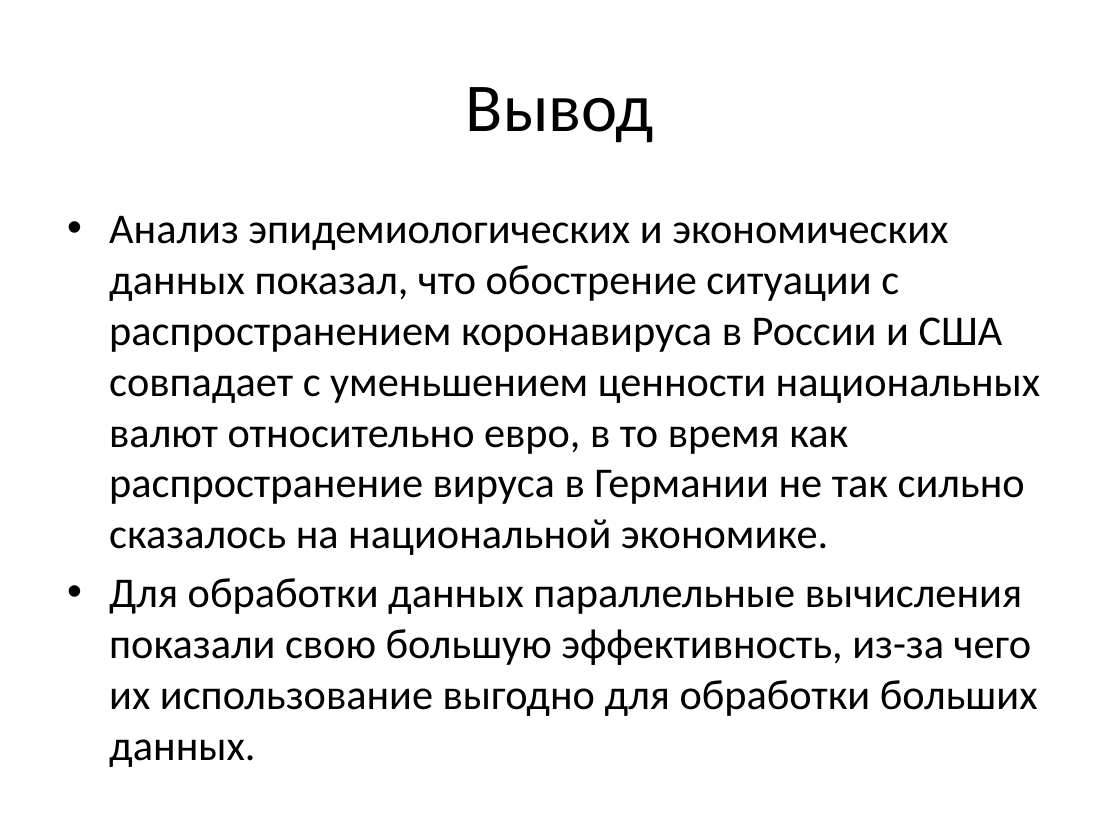
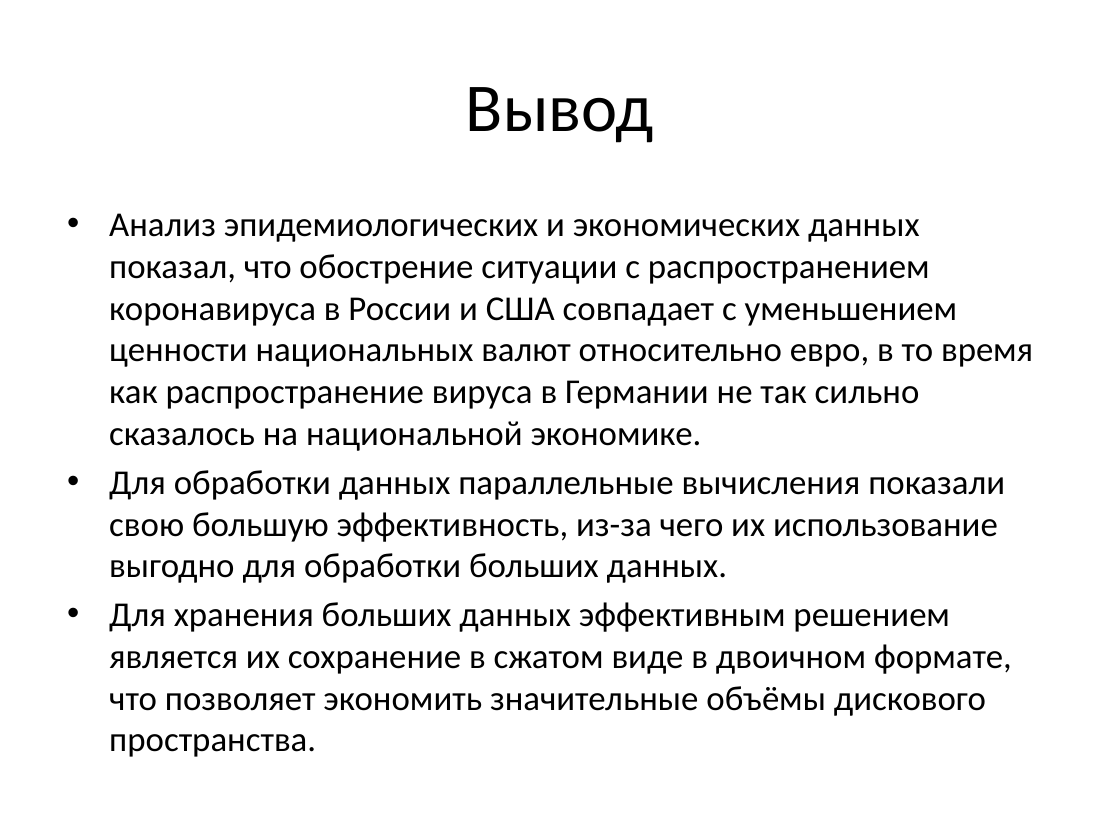
Before and after one commit to MaximNosko/KKR, a slide deck: slide 21 of Анализ эпидемиологических и экономических показателей в период пандемии.pptx (slide 17 before the commit). Drawn at 1120x840 pixels with LibreOffice and Linux fonts; fonts in the diff are those of the drawing. Boxes give left, top, right and bottom in pixels: in the first picture for what was removed or moved away, otherwise in the second. Text is boxed around its words. In the diff, an @@ line names an element or a change of style, - is before the commit and + after.

```diff
--- a/Анализ эпидемиологических и экономических показателей в период пандемии.pptx
+++ b/Анализ эпидемиологических и экономических показателей в период пандемии.pptx
@@ text at box(109, 213, 1033, 583): size 27.2 to 22.4 pt in "Анализ эпидемиологических и экономических данных показал, чт ...", "Для обработки данных параллельные вычисления показали свою ..." @@
@@ text at box(109, 602, 1012, 757): paragraph added @@
+• Для хранения больших данных эффективным решением является их сохранение в сжатом виде в двоичном формате, что позволяет экономить значительные объёмы дискового пространства.
```
Also in this commit, not shown: 1 other slide changed, 4 slides added, 6 other files.
